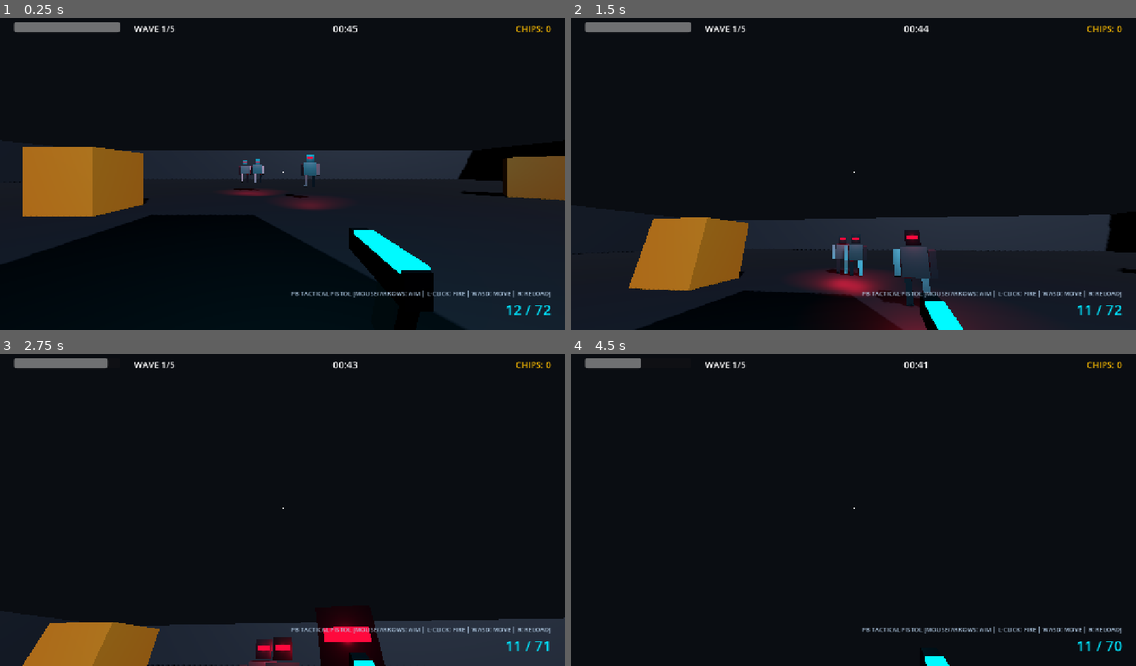
Above: before the commit, frames 1-4 (two rows, left to right).
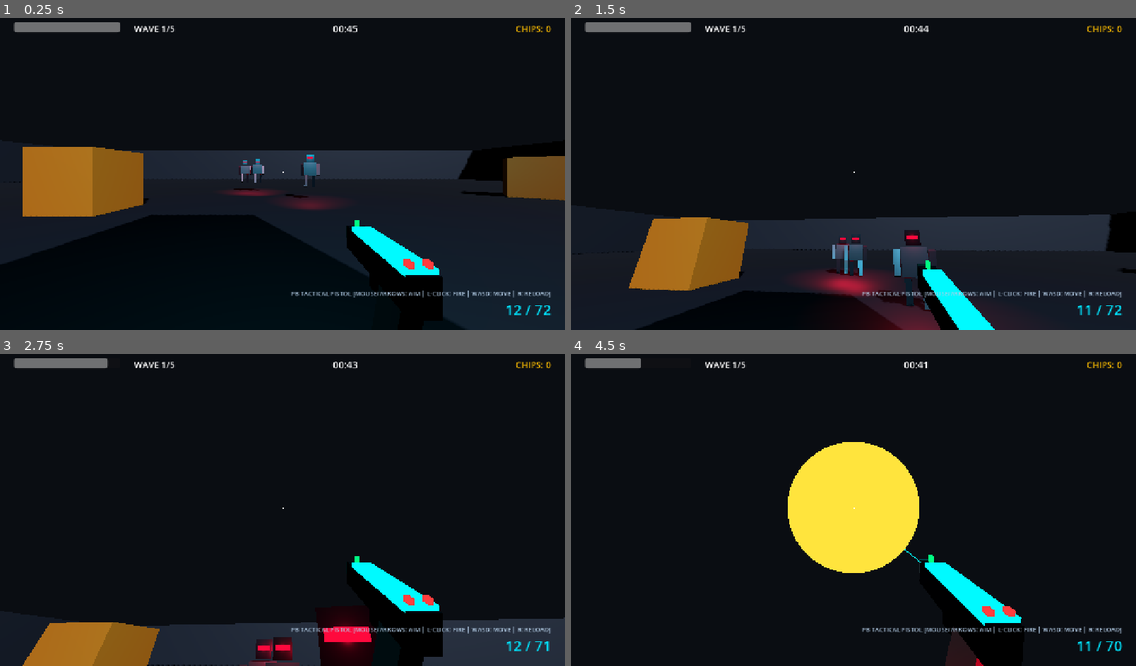
Above: after the commit, the same moments.

Repository: janfdev/cybersurge
Game: Godot game, scene res://scenes/main/Main3D.tscn
Two runs of this game, one before a commit and one after it. Both use one fixed random seed, a clock stepped at 60 frames per second and the inputs below.
Inputs (mouse positions are in pixels of both pictures, inside the frame that each line leads up to):
- Up to frame 1 (0.25 s): no input
- Up to frame 2 (1.5 s): tap Enter (ui_accept) at 0.5, 0.77 s; move the mouse to (881, 170) at 0.52 s; hold R 0.53-1.28 s; hold Up (ui_up) from 0.53 s (still down); click (881, 170) at 0.67 s; move the mouse to (825, 174) at 1.27 s; tap R at 1.35 s; click (825, 174) at 1.42 s
- Up to frame 3 (2.75 s): keep holding Up (ui_up); tap Enter (ui_accept) at 1.52 s; move the mouse to (293, 500) at 2.02 s; hold Q from 2.03 s (still down); click (293, 500) at 2.17 s; tap R at 2.3 s
- Up to frame 4 (4.5 s): keep holding Up (ui_up); move the mouse to (847, 513) at 2.77 s; release Q at 2.78 s; tap E at 2.85 s; click (847, 513) at 2.92 s; tap Enter (ui_accept) at 3.02, 3.77 s; tap R at 3.05, 3.8 s; move the mouse to (893, 510) at 3.52 s; hold Shift 3.53-4.28 s; click (893, 510) at 3.67 s; move the mouse to (808, 503) at 4.27 s; tap Space at 4.35 s; click (808, 503) at 4.42 s

The runs differ from the first frame. In frame 1, 0.7% of the frame differs, in the area x 61-79%, y 64-96%; in frame 2, 1.6%; in frame 3, 2.7%; in frame 4, 9.6%, in the area x 38-80%, y 28-100%.

Commit message:
fix(gunplay): refine recoil recovery, trigger guard, iron sights and single-click firing

Diff:
--- a/scenes/entities/player/PlayerFPS.gd
+++ b/scenes/entities/player/PlayerFPS.gd
@@ -78,6 +78,7 @@
 	if event is InputEventMouseButton and event.button_index == MOUSE_BUTTON_LEFT and event.pressed:
 		if Input.get_mouse_mode() != Input.MOUSE_MODE_CAPTURED:
 			Input.set_mouse_mode(Input.MOUSE_MODE_CAPTURED)
+		try_fire()
 	elif event.is_action_pressed("ui_cancel"):
 		if Input.get_mouse_mode() == Input.MOUSE_MODE_CAPTURED:
 			Input.set_mouse_mode(Input.MOUSE_MODE_VISIBLE)
@@ -124,14 +125,14 @@
 		_bob_timer = move_toward(_bob_timer, 0.0, delta * 8.0)
 
 	move_and_slide()
-
-	# Handle shooting & reloading inputs
-	if Input.is_mouse_button_pressed(MOUSE_BUTTON_LEFT):
-		try_fire()
-	if Input.is_key_pressed(KEY_R):
-		try_reload()
-
 	_process_gun_bob_and_recoil(delta, direction != Vector3.ZERO)
+
+func _unhandled_input(event: InputEvent) -> void:
+	if is_dead:
+		return
+	if event is InputEventKey and event.pressed:
+		if event.keycode == KEY_R:
+			try_reload()
 
 func try_fire() -> void:
 	if not can_fire or is_reloading or is_dead:
@@ -145,9 +146,9 @@
 	current_ammo -= 1
 	ammo_changed.emit(current_ammo, mag_capacity, reserve_ammo)
 
-	# Apply visual recoil
-	_recoil_rot += 0.22
-	_recoil_pos.z += 0.08
+	# Apply visual recoil (snappy kickback and muzzle rise)
+	_recoil_rot = clamp(_recoil_rot + 0.18, 0.0, 0.35)
+	_recoil_pos.z = clamp(_recoil_pos.z + 0.06, 0.0, 0.12)
 	_flash_muzzle()
 
 	# Hitscan Shooting
@@ -187,10 +188,12 @@
 		return
 
 	is_reloading = true
-	# Lower gun animation
+	# Lower gun animation & reset recoil
+	_recoil_rot = 0.0
+	_recoil_pos = Vector3.ZERO
 	var tween = create_tween()
-	tween.tween_property(gun_pivot, "position:y", -0.4, reload_time * 0.4)
-	tween.tween_property(gun_pivot, "position:y", 0.0, reload_time * 0.6)
+	tween.tween_property(gun_pivot, "position:y", -0.35, reload_time * 0.4).set_trans(Tween.TRANS_QUAD).set_ease(Tween.EASE_OUT)
+	tween.tween_property(gun_pivot, "position:y", 0.0, reload_time * 0.6).set_trans(Tween.TRANS_QUAD).set_ease(Tween.EASE_IN)
 
 	await get_tree().create_timer(reload_time).timeout
 	var needed: int = mag_capacity - current_ammo
@@ -201,17 +204,18 @@
 	ammo_changed.emit(current_ammo, mag_capacity, reserve_ammo)
 
 func _process_gun_bob_and_recoil(delta: float, is_moving: bool) -> void:
-	# Recover from recoil
-	_recoil_rot = lerp(_recoil_rot, 0.0, delta * 18.0)
-	_recoil_pos = _recoil_pos.lerp(Vector3.ZERO, delta * 18.0)
+	if not gun_mesh:
+		return
+	# Recover from recoil with smooth exponential decay
+	_recoil_rot = lerp(_recoil_rot, 0.0, delta * 14.0)
+	_recoil_pos = _recoil_pos.lerp(Vector3.ZERO, delta * 14.0)
 
 	# Bobbing
-	var bob_x := sin(_bob_timer) * 0.015 if is_moving else 0.0
-	var bob_y := cos(_bob_timer * 2.0) * 0.015 if is_moving else 0.0
+	var bob_x := sin(_bob_timer) * 0.012 if is_moving else 0.0
+	var bob_y := cos(_bob_timer * 2.0) * 0.012 if is_moving else 0.0
 
 	gun_mesh.position = _orig_gun_pos + _recoil_pos + Vector3(bob_x, bob_y, 0)
-	gun_mesh.rotation.x = _recoil_rot
-	gun_mesh.rotation.z = -bob_x * 2.0
+	gun_mesh.rotation = Vector3(_recoil_rot, 0.0, -bob_x * 1.5)
 
 func _flash_muzzle() -> void:
 	if muzzle_flash:
@@ -277,22 +281,22 @@
 	# Slide / Barrel
 	var slide := MeshInstance3D.new()
 	var slide_mesh := BoxMesh.new()
-	slide_mesh.size = Vector3(0.06, 0.08, 0.32)
+	slide_mesh.size = Vector3(0.065, 0.085, 0.36)
 	slide.mesh = slide_mesh
 
 	var dark_mat := StandardMaterial3D.new()
 	dark_mat.albedo_color = Color(0.12, 0.14, 0.18)
-	dark_mat.metallic = 0.8
-	dark_mat.roughness = 0.25
+	dark_mat.metallic = 0.85
+	dark_mat.roughness = 0.2
 	slide.material_override = dark_mat
 	gun_mesh.add_child(slide)
 
 	# Neon Laser Sight / Accent Strip
 	var strip := MeshInstance3D.new()
 	var strip_mesh := BoxMesh.new()
-	strip_mesh.size = Vector3(0.065, 0.015, 0.26)
+	strip_mesh.size = Vector3(0.07, 0.015, 0.30)
 	strip.mesh = strip_mesh
-	strip.position = Vector3(0, 0.04, 0.02)
+	strip.position = Vector3(0, 0.045, 0.02)
 
 	var cyan_glow := StandardMaterial3D.new()
 	cyan_glow.shading_mode = BaseMaterial3D.SHADING_MODE_UNSHADED
@@ -300,12 +304,54 @@
 	strip.material_override = cyan_glow
 	gun_mesh.add_child(strip)
 
+	# Iron Sights (Front & Rear Pins for Authentic Aiming)
+	var front_sight := MeshInstance3D.new()
+	var front_sight_mesh := BoxMesh.new()
+	front_sight_mesh.size = Vector3(0.012, 0.025, 0.015)
+	front_sight.mesh = front_sight_mesh
+	front_sight.position = Vector3(0, 0.055, -0.16)
+	var front_sight_mat := StandardMaterial3D.new()
+	front_sight_mat.shading_mode = BaseMaterial3D.SHADING_MODE_UNSHADED
+	front_sight_mat.albedo_color = Color(0.0, 1.0, 0.4) # Glowing green front post
+	front_sight.material_override = front_sight_mat
+	gun_mesh.add_child(front_sight)
+
+	var rear_sight_left := MeshInstance3D.new()
+	var rear_sight_left_mesh := BoxMesh.new()
+	rear_sight_left_mesh.size = Vector3(0.012, 0.02, 0.015)
+	rear_sight_left.mesh = rear_sight_left_mesh
+	rear_sight_left.position = Vector3(-0.02, 0.055, 0.16)
+	var rear_sight_mat := StandardMaterial3D.new()
+	rear_sight_mat.shading_mode = BaseMaterial3D.SHADING_MODE_UNSHADED
+	rear_sight_mat.albedo_color = Color(1.0, 0.2, 0.2) # Glowing red rear notch
+	rear_sight_left.material_override = rear_sight_mat
+	gun_mesh.add_child(rear_sight_left)
+
+	var rear_sight_right := MeshInstance3D.new()
+	var rear_sight_right_mesh := BoxMesh.new()
+	rear_sight_right_mesh.size = Vector3(0.012, 0.02, 0.015)
+	rear_sight_right.mesh = rear_sight_right_mesh
+	rear_sight_right.position = Vector3(0.02, 0.055, 0.16)
+	rear_sight_right.material_override = rear_sight_mat
+	gun_mesh.add_child(rear_sight_right)
+
+	# Muzzle Tip
+	var muzzle := MeshInstance3D.new()
+	var muzzle_mesh := BoxMesh.new()
+	muzzle_mesh.size = Vector3(0.05, 0.05, 0.04)
+	muzzle.mesh = muzzle_mesh
+	muzzle.position = Vector3(0, 0.01, -0.19)
+	var muzzle_mat := StandardMaterial3D.new()
+	muzzle_mat.albedo_color = Color(0.05, 0.05, 0.05)
+	muzzle.material_override = muzzle_mat
+	gun_mesh.add_child(muzzle)
+
 	# Grip
 	var grip := MeshInstance3D.new()
 	var grip_mesh := BoxMesh.new()
-	grip_mesh.size = Vector3(0.05, 0.18, 0.09)
+	grip_mesh.size = Vector3(0.055, 0.20, 0.09)
 	grip.mesh = grip_mesh
-	grip.position = Vector3(0, -0.11, 0.07)
+	grip.position = Vector3(0, -0.12, 0.08)
 	grip.rotation.x = deg_to_rad(15.0)
 
 	var grip_mat := StandardMaterial3D.new()
@@ -313,3 +359,12 @@
 	grip_mat.roughness = 0.8
 	grip.material_override = grip_mat
 	gun_mesh.add_child(grip)
+
+	# Trigger Guard
+	var guard := MeshInstance3D.new()
+	var guard_mesh := BoxMesh.new()
+	guard_mesh.size = Vector3(0.03, 0.08, 0.08)
+	guard.mesh = guard_mesh
+	guard.position = Vector3(0, -0.06, 0.01)
+	guard.material_override = dark_mat
+	gun_mesh.add_child(guard)
Not shown, changed: build/web/index.pck
